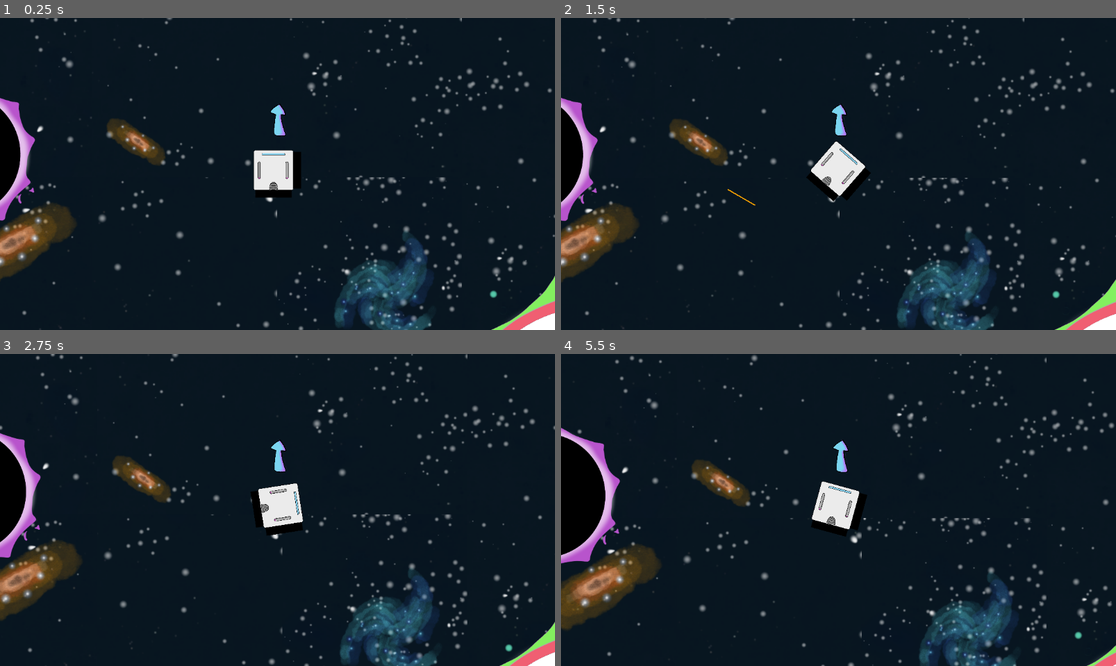
Above: before the commit, frames 1-4 (two rows, left to right).
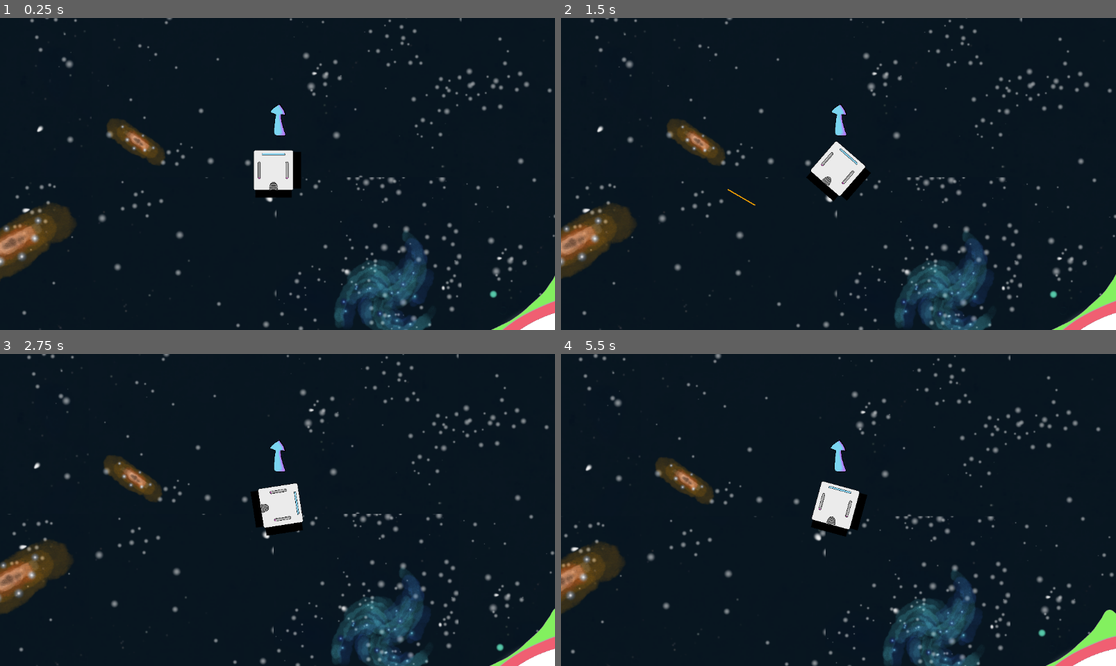
Above: after the commit, the same moments.

Repository: Dolphus2/NordicGameJam2026
Game: Godot game, scene res://scenes/game.tscn
The game is run twice, just before and just after one commit, with the same random seed, the same clock (stepped at 60 frames per second) and the same inputs.
Inputs (mouse positions are in pixels of both pictures, inside the frame that each line leads up to):
- Up to frame 1 (0.25 s): no input
- Up to frame 2 (1.5 s): move the mouse to (960, 158) at 0.52 s; hold E (roll_right) 0.53-1.25 s; click (960, 158) at 0.67 s; drag from (727, 189) to (810, 236) at 1.27 s
- Up to frame 3 (2.75 s): move the mouse to (333, 441) at 2.02 s; hold E (roll_right) from 2.03 s (still down)
- Up to frame 4 (5.5 s): release E (roll_right) at 2.75 s; drag from (810, 572) to (672, 463) at 2.77 s; move the mouse to (1005, 556) at 3.52 s; hold Q (roll_left) 3.53-4.25 s; drag from (672, 463) to (755, 432) at 4.27 s; move the mouse to (866, 510) at 5.02 s; hold Q (roll_left) from 5.03 s (still down); click (866, 510) at 5.17 s

The runs differ from the first frame. In frame 1, 1.6% of the frame differs, in the area x 0-100%, y 0-100%; in frame 2, 6.6%; in frame 3, 11%; in frame 4, 16%.

Commit message:
rm black_hole2

Diff:
--- a/scenes/game.tscn
+++ b/scenes/game.tscn
@@ -11,10 +11,9 @@
 [ext_resource type="PackedScene" uid="uid://b21d4powvh5m" path="res://scenes/pause_screen.tscn" id="8_gee14"]
 [ext_resource type="Script" uid="uid://c3twqfo5ifjtr" path="res://scripts/game_camera.gd" id="8_kvuet"]
 [ext_resource type="Script" path="res://scripts/goal_locator.gd" id="9_vtaks"]
-[ext_resource type="Script" uid="uid://cvydu0app6xv0" path="res://scripts/goal_locator.gd" id="9_vtaks"]
 [ext_resource type="PackedScene" uid="uid://darh2j7irx2ft" path="res://scenes/seperation_particles.tscn" id="11_trtic"]
-[ext_resource type="Script" uid="uid://d3nucsik4uohl" path="res://scripts/goal_planet.gd" id="14_trtic"]
 [ext_resource type="AudioStream" uid="uid://cesjcoq41xy0v" path="res://assets/sounds/space_static.mp3" id="13_kvuet"]
+[ext_resource type="Script" path="res://scripts/goal_planet.gd" id="14_trtic"]
 
 [sub_resource type="TileSetAtlasSource" id="TileSetAtlasSource_trtic"]
 texture = ExtResource("1_kvuet")
@@ -75,18 +74,14 @@
 [node name="black_hole" parent="." unique_id=1964572630 instance=ExtResource("5_u5sy4")]
 position = Vector2(-1303, -1198)
 
-[node name="black_hole2" parent="." unique_id=784983135 instance=ExtResource("5_u5sy4")]
-position = Vector2(-876, -61)
-scale = Vector2(0.5, 0.5)
-
 [node name="planet" parent="." unique_id=1542240377 instance=ExtResource("3_lnu2h")]
 modulate = Color(0.24104936, 0.1023923, 0.24104936, 1)
 position = Vector2(1030, -991)
 
 [node name="AudioStreamPlayer2D" type="AudioStreamPlayer2D" parent="." unique_id=706130883]
+rotation = 0.3269711
 stream = ExtResource("13_kvuet")
 bus = &"Music"
-rotation = 0.3269711
 
 [node name="GoalPlanet" parent="." unique_id=1077245034 instance=ExtResource("3_lnu2h")]
 position = Vector2(24, -2338)
--- a/scripts/killzone.gd
+++ b/scripts/killzone.gd
@@ -2,7 +2,16 @@
 
 @onready var timer: Timer = $Timer
 
+var flag = false
+
 func _on_body_entered(body: Node2D) -> void:
+	if flag:
+		return
+
+	flag = true
+	if body.has_method("die"):
+		body.die()
+
 	Engine.time_scale = 0.5
 	timer.start()
 
--- a/scripts/player.gd
+++ b/scripts/player.gd
@@ -2,6 +2,7 @@
 
 @export var speed = 400
 
+var IS_DEAD = false
 
 const ROT_SPEED = 1
 #const ACCELERATION = 200
@@ -228,9 +229,16 @@
 
 #### GRAVITY STUFF END ####
 
+func die():
+	IS_DEAD = true
+	velocity = Vector2(0,0)
+
 var debug_flag = true
 
 func _physics_process(delta: float) -> void:
+	if IS_DEAD:
+		velocity = Vector2(0,0)
+		return
 
 	var rotation_direction := Input.get_axis("roll_left", "roll_right")
 	rotation += rotation_direction * ROT_SPEED * delta
